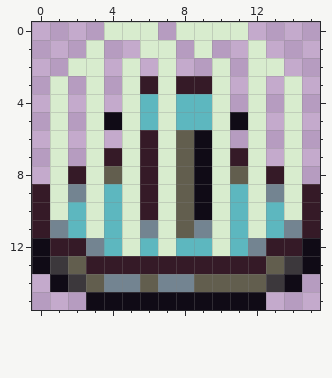
Pixel-art sprite -- assets/fountain.png. Above, as it was before the edit.
The file is 32x32 pixels, drawn in blocks of 2x2; one block is one cell here.
The result:
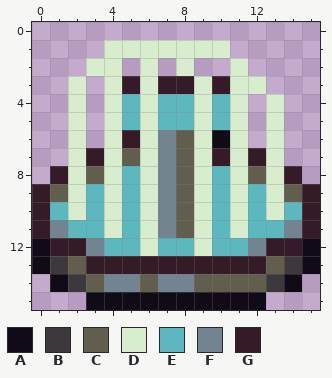
Palette (. is transparent): A #100b16  B #3c383c  C #625e4e  D #d8ecce  E #5db7bf  F #738491  G #351a27
The edit:
Changed rows in their new state; - is an unchanged pixel.
first column x 1:
 0 ---...-....---
 1 --.DD--D-D-.--
 2 -.-D.D.D-.D..-
 3 .D.DGDG-DGD--.
 4 .D.DEDE-DED.D.
 5 .D.DEDE-DED.D.
 6 .D.DGDF-DAD.D.
 7 .DGDCDF-DGDGD.
 8 GDCDEDF-DEDCDG
 9 CDEDEDF-DEDEDC
10 EDEDEDF-DEDEDE
11 --EDEDF-DEDE--
12 ----EDE-DE----
Boxes around the changes in both pictures, in picture pixels (x1, y1, x2, y2):
changed: (50, 22, 302, 256)
